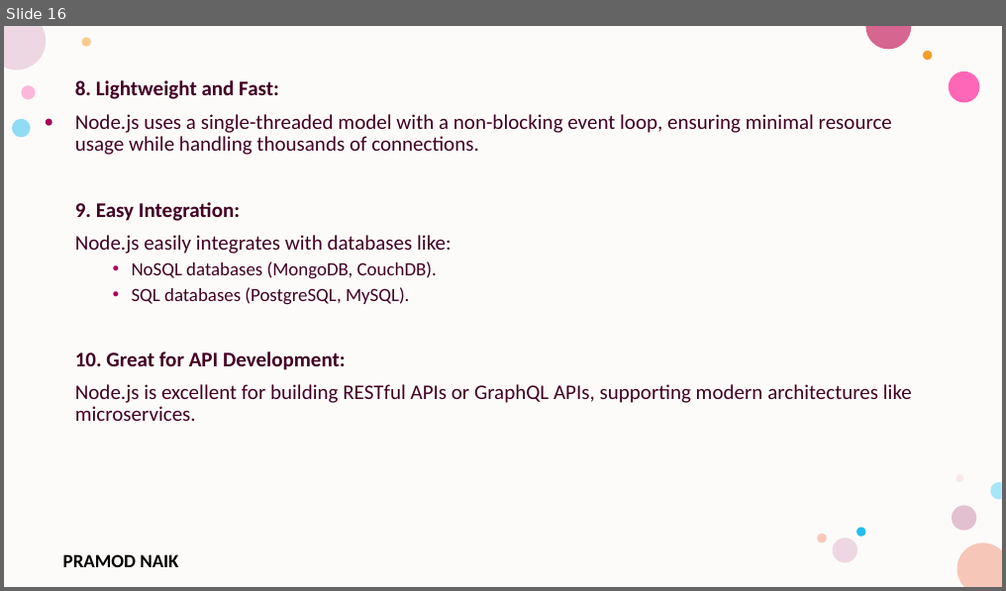
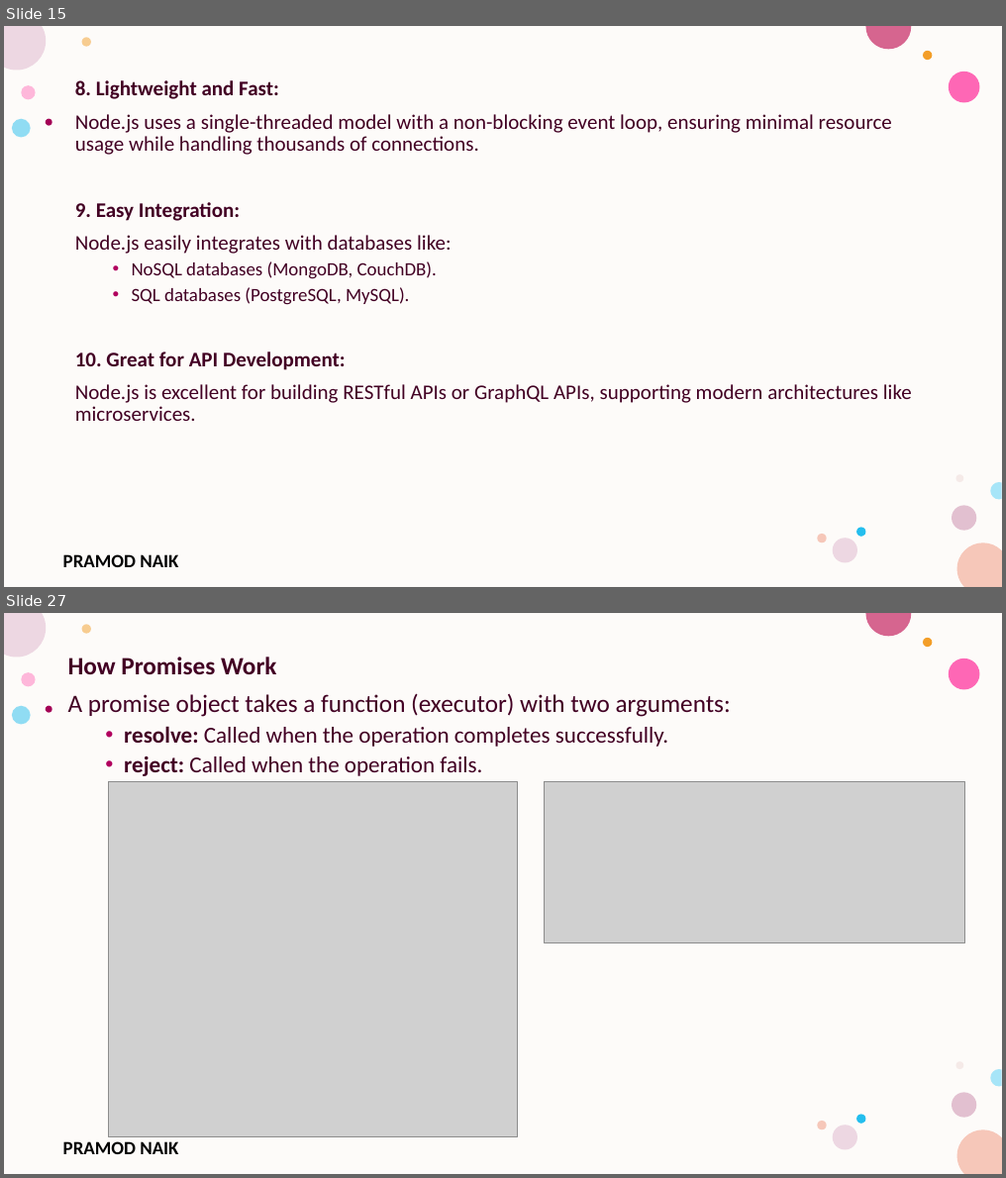
Before and after one commit to PRAMOD-VISHNU-NAIK/MCA-3rd-Sem-Srinivas-College, a slide deck: Theory CLass Notes/Module-1.pptx. Shown one above the other, each under a label of ours: slide 16 before the commit, slides 15 and 27 after it; the slides between them are not shown. The pictures are 1006x591 and 1006x1178 pixels, drawn with LibreOffice and Linux fonts; fonts in the diff are those of the drawing; grey boxes stand for pictures; background and template pictures are left out. Boxes give left, top, right and bottom in pixels: in the first picture for what was removed or moved away, otherwise in the second. Text is boxed around its words. In the diff, an @@ line names an element or a change of style, - is before the commit and + after.

```diff
--- a/Theory CLass Notes/Module-1.pptx
+++ b/Theory CLass Notes/Module-1.pptx
@@ slide 27 added at <box>4,613,1002,1174</box>, background #FFFFFF; not listed: 17 template elements that a slide beside it also shows @@
@@ text added at <box>68,657,731,776</box>, 22 pt, text #420023 @@
+How Promises Work
+A promise object takes a function (executor) with two arguments:
+  • resolve: Called when the operation completes successfully.
+  • reject: Called when the operation fails.
@@ picture added at <box>108,781,518,1138</box> @@
@@ picture added at <box>544,781,965,943</box> @@
@@ what was slide 16 is now slide 15 @@
```
Also in this commit, not shown: 41 other slides added, 6 slides removed, 1 other file.
